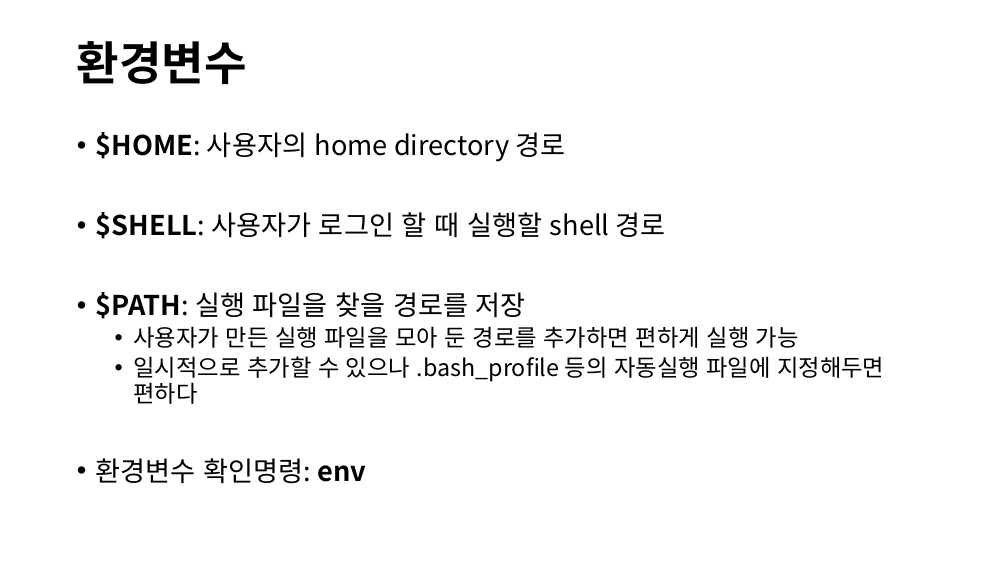
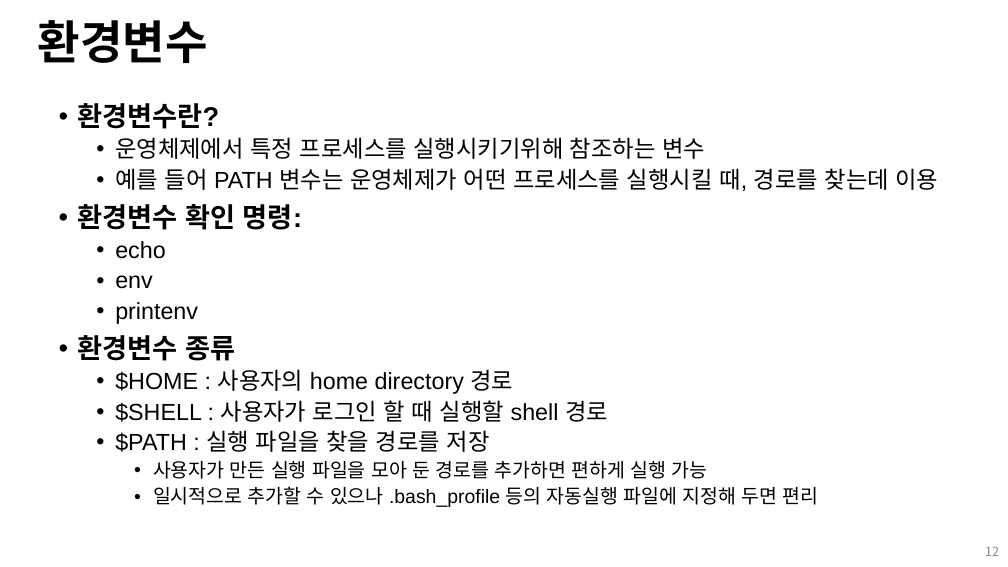
Before and after one commit to Open-Source-Programming/OpenSource-Lec, a slide deck: slide 12 of 03-shell_script_1.pptx (slide 11 before the commit). Drawn at 1008x567 pixels with LibreOffice and Linux fonts; fonts in the diff are those of the drawing; background and template pictures are left out. Boxes give left, top, right and bottom in pixels: in the first picture for what was removed or moved away, otherwise in the second. Text is boxed around its words. In the diff, an @@ line names an element or a change of style, - is before the commit and + after.

Commit message:
새롭게 파일들을 정리하여 추가합니다

```diff
--- a/03-shell_script_1.pptx
+++ b/03-shell_script_1.pptx
@@ title "환경변수": place and size @@
-title "환경변수" at <box>77,41,247,84</box>
+title "환경변수" at <box>38,20,208,63</box>
@@ text "환경변수란?": place and size @@
-text "환경변수란?" at <box>96,132,884,484</box>
+text "환경변수란?" at <box>77,103,938,507</box>
@@ text at <box>77,103,938,452</box>: text changed; size 25.9 to 22.2 pt; font Noto Sans CJK KR to Arial @@
-• $HOME: 사용자의 home directory 경로
-• $SHELL: 사용자가 로그인 할 때 실행할 shell 경로
-• $PATH: 실행 파일을 찾을 경로를 저장
+• 환경변수란?
+  • 운영체제에서 특정 프로세스를 실행시키기위해 참조하는 변수
+  • 예를 들어 PATH 변수는 운영체제가 어떤 프로세스를 실행시킬 때, 경로를 찾는데 이용
+• 환경변수 확인 명령:
+  • echo
+  • env
+  • printenv
+• 환경변수 종류
+  • $HOME : 사용자의 home directory 경로
+  • $SHELL : 사용자가 로그인 할 때 실행할 shell 경로
+  • $PATH : 실행 파일을 찾을 경로를 저장
@@ text at <box>153,461,708,479</box>: size 22.2 to 18.5 pt, font Noto Sans CJK KR to Arial in "사용자가 만든 실행 파일을 모아 둔 경로를 ..."; list level 2 to 3 in "사용자가 만든 실행 파일을 모아 ..." @@
@@ text at <box>153,486,819,507</box>: text changed; size 22.2 to 18.5 pt; font Noto Sans CJK KR to Arial @@
-  • 일시적으로 추가할 수 있으나 .bash_profile 등의 자동실행 파일에 지정해두면 편하다
-• 환경변수 확인명령: env
+    • 일시적으로 추가할 수 있으나 .bash_profile 등의 자동실행 파일에 지정해 두면 편리
@@ page number added at <box>985,547,999,556</box>, 12 pt, text #8C8C8C @@
+12
```
Also in this commit, not shown: 11 other slides changed, 20 slides added, 9 other files.
